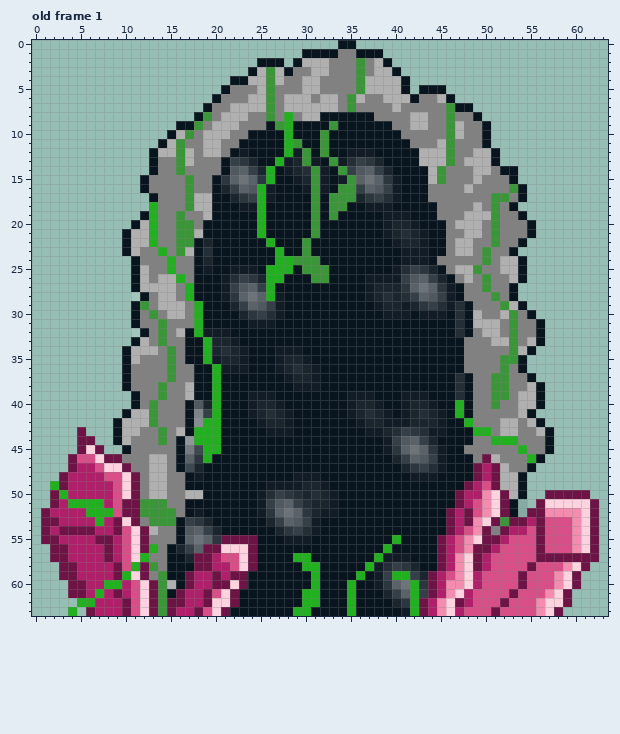
Pixel-art file: art/portal door.aseprite. The picture above was drawn from the file before the commit.
64x64 pixels, 1 frame. Pixels under 10% opacity are left out. Shown: old frame 1. The commit also changed other frames, which this record leaves out.
And afterwards:
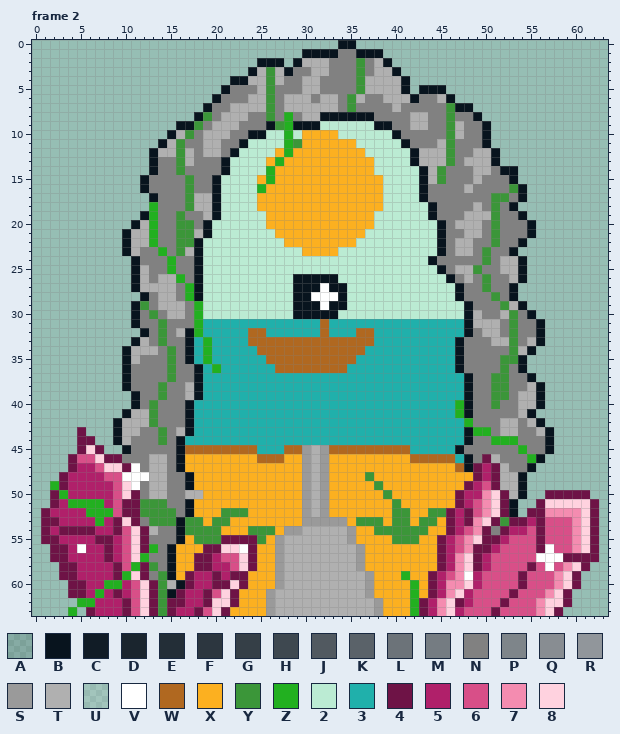
Palette (. is transparent): A #08141e1c  B #08141e  C #111c26  D #1a252e  E #232e37  F #2c363f  G #353f47  H #3e4850  J #515960  K #5a6269  L #6c7379  M #757c82  N #818181  P #7e858a  Q #888d92  R #91969b  S #9a9a9a  T #b0b0b0  U #ffffff1c  V #ffffff  W #b06820  X #fcb020  Y #3b9639  Z #22b020  2 #bbebd3  3 #20b0ab  4 #6e1346  5 #b0206a  6 #d84f88  7 #f48cb0  8 #ffd2df
A new or re-ordered frame is compared with the old frame closest to it.
Diff:
frames 1 -> 9
layer "Layer 3" now hidden
layer "just black" added
layer "Just white" added
layer "sparkles" added
Changed rows in their new state; - is an unchanged pixel.
Frame 2 is new; against old frame 1:
first column x 5:
 9 ---------------------------222222---------------------
10 ---------------------22-2XXXX222222-------------------
11 -------------------2222--XXXXXX22222------------------
12 ------------------2222X-XXXXXXXX22222-----------------
13 -----------------2222X-XXXXXXXXXX2222-----------------
14 -----------------2222-XXXXXXXXXXX22222----------------
15 ----------------2222X-XXXXXXXXXXXX2222----------------
16 ----------------2222-XXXXXXXXXXXXX2222----------------
17 ----------------2222XXXXXXXXXXXXXX2222----------------
18 ----------------2222XXXXXXXXXXXXXX22222---------------
19 ----------------22222XXXXXXXXXXXX222222---------------
20 ---------------222222XXXXXXXXXXXX2222222--------------
21 ---------------2222222XXXXXXXXXX22222222--------------
22 --------------222222222XXXXXXXX222222222--------------
23 --------------22222222222XXXX22222222222--------------
24 --------------2222222222222222222222222---------------
25 --------------22222222222222222222222222--------------
26 --------------2222222222--BB-222222222222-------------
27 --------------2222222222---V--222222222222------------
28 ------.-------2222222222--VVV-222222222222------------
29 --------------2222222222---V--2222222222222-----------
30 --------------2222222222-----22222222222222-----------
31 --------------3333333333333W333333333333333-----------
32 ------.-------33333WW333333W333WW3333333333-----------
33 -------------3-3333WWWWWWWWWWWWWW333333333------------
34 -------------3-33333WWWWWWWWWWWW3333333333------------
35 -------------3-333333WWWWWWWWWW33333333333------------
36 --------------3-333333WWWWWWWW333333333333------------
37 --------------33333333333333333333333333333-----------
38 --------------33333333333333333333333333333-----------
39 --------------33333333333333333333333333333-----------
40 -------------33333333333333333333333333333------------
41 -------------33333333333333333333333333333------------
42 -------------333333333333333333333333333333-----------
43 -------------333333333333333333333333333333-----------
44 ------------3333333333333333333333333333333-----------
45 ------------WWWWWWWW333WWSTSWWWWWWWWW33333------------
46 ------------XXXXXXXXWWWXXSTSXXXXXXXXXWWWWW3-----------
47 ------V-----XXXXXXXXXXXXXSTSXXXXXXXXXXXXXXW-----------
48 -----VVV-----XXXXXXXXXXXXSTSXXXXYXXXXXXXXXXX----------
49 ------V------XXXXXXXXXXXXSTSXXXXXYXXXXXXXXX-----------
50 --------------XXXXXXXXXXXSTSXXXXXXYXXXXXXX------------
51 -------------XXXXXXXXXXXXSTSXXXXXXXYXXXXXX-------.----
52 -------------XXXYYYXXXXXXSTSXXXXXXXYYXXYY--------.----
53 ------------YYXYYXXXXXXXXSSSSSXYYYXYYXYYX-------------
54 ------------YYYYXXXYYYXSSTTTTTSXXYYYYYYXX-------------
55 ------------XYYY----YXSTTTTTTTSXXXXYYYXX--------------
56 V----------XXX----V-XXSTTTTTTTTSXXXXXXXX------------V-
57 -----------XX-------XXSTTTTTTTTSXXXXXXXX-----------VVV
58 -----------XX-------XXSTTTTTTTTSXXXXXXXX------------V-
59 -----------X-------XXXSTTTTTTTTTSXXX-XX----V----------
60 -------------------XXXSTTTTTTTTTSXXXX-X---------------
61 ------------------XXXSTTTTTTTTTTSXXXX-X---------------
62 ------------------XXXSTTTTTTTTTTTSXXX-----------------
63 -----------------XXXXSTTTTTTTTTTTSXXX-----------------
